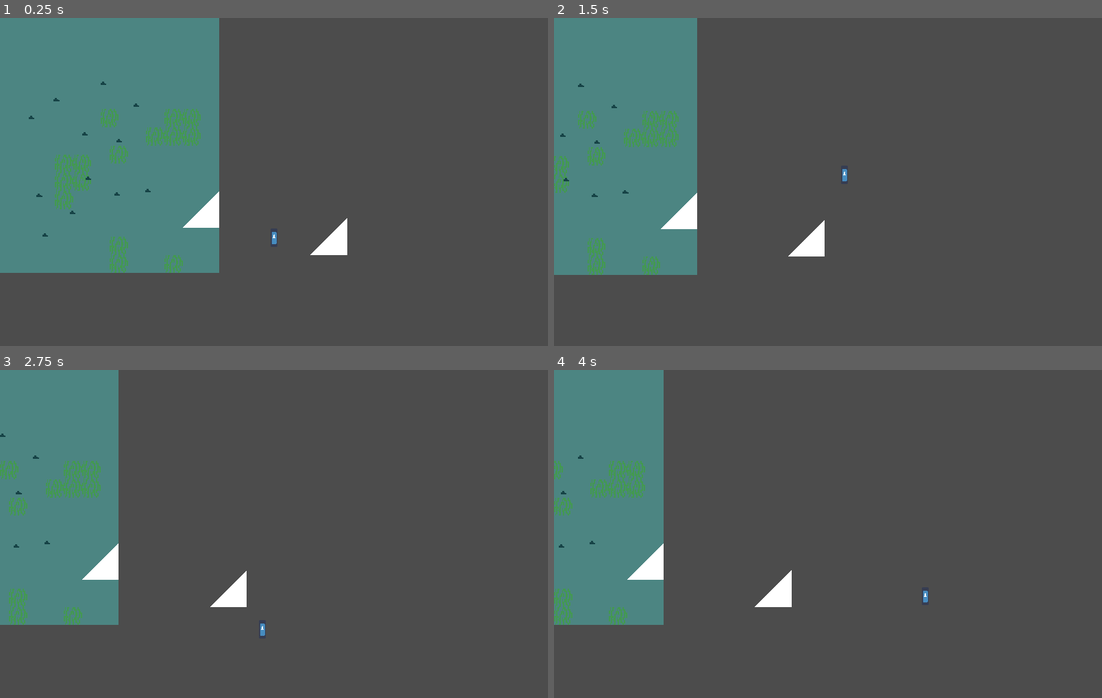
Above: before the commit, frames 1-4 (two rows, left to right).
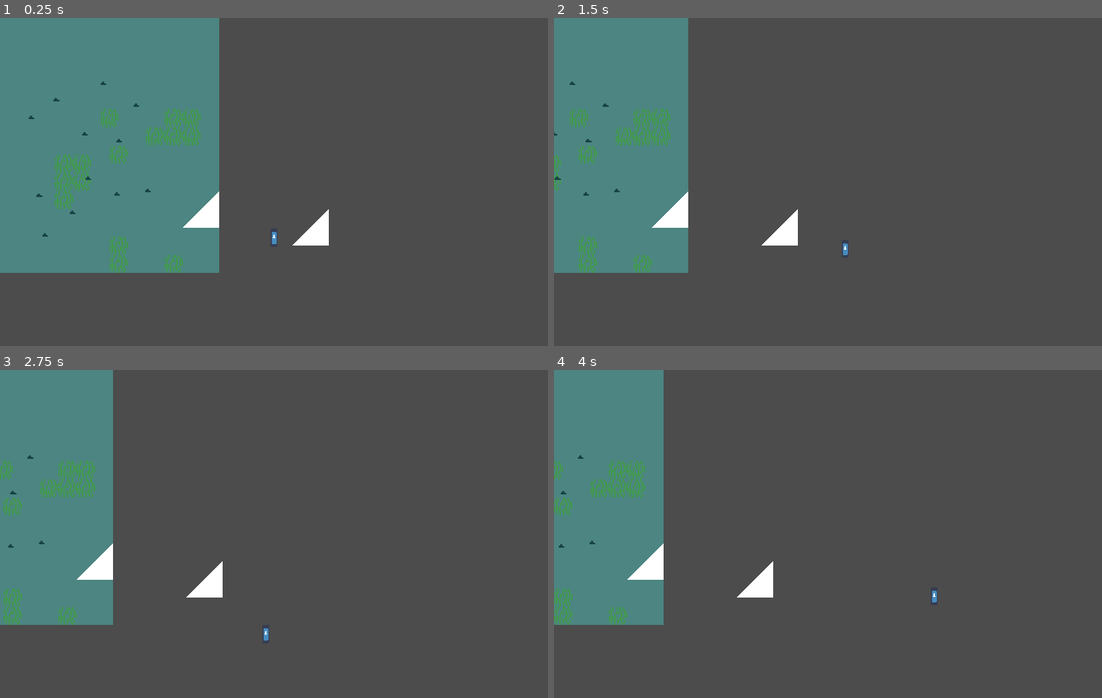
Above: after the commit, the same moments.

Repository: UHSGDC/Photographers-Hike
Game: Godot game, scene res://Scenes/Testing.tscn
Two runs of this game, one before a commit and one after it. Both use one fixed random seed, a clock stepped at 60 frames per second and the inputs below. The engine's default icon, where the game draws it, is replaced by a stand-in: a white triangle on a blue panel in a dark square.
Inputs (mouse positions are in pixels of both pictures, inside the frame that each line leads up to):
- Up to frame 1 (0.25 s): no input
- Up to frame 2 (1.5 s): tap Enter at 0.5 s; move the mouse to (948, 165) at 0.52 s; hold Space (jump) 0.53-1.28 s; hold D (right) from 0.53 s (still down); move the mouse to (718, 198) at 1.27 s; tap Space (jump) at 1.35 s
- Up to frame 3 (2.75 s): tap Space (jump) at 1.52, 1.82 s; move the mouse to (328, 461) at 2.02 s; release D (right) at 2.03 s; hold A (left) from 2.03 s (still down); hold Space (jump) from 2.03 s (still down)
- Up to frame 4 (4 s): move the mouse to (800, 599) at 2.77 s; release A (left) at 2.78 s; release Space (jump) at 2.78 s; hold D (right) from 2.78 s (still down); tap Space (jump) at 2.85, 3.02, 3.32 s; move the mouse to (992, 583) at 3.52 s; hold Space (jump) from 3.53 s (still down)

The runs differ from the first frame. In frame 1, 0.7% of the frame differs, in the area x 53-64%, y 58-73%; in frame 2, 3.8%, in the area x 0-54%, y 0-79%; in frame 3, 2.8%; in frame 4, 0.8%.

Commit message:
Moved rock climbing stuff to minigames folder

Diff:
--- a/PhotographersHike/Scenes/Minigames/RockClimbing/RockClimbing.tscn
+++ b/PhotographersHike/Minigames/RockClimbing/RockClimbing.tscn
@@ -1,13 +1,13 @@
 [gd_scene load_steps=8 format=2]
 
-[ext_resource path="res://Art/photographer's hike placeholder art.png" type="Texture" id=1]
-[ext_resource path="res://Scenes/Minigames/RockClimbing/Rock.tscn" type="PackedScene" id=2]
-[ext_resource path="res://Scripts/Minigames/RockClimbing/RockClimbing.gd" type="Script" id=3]
-[ext_resource path="res://Scenes/Minigames/RockClimbing/RockDetector.tscn" type="PackedScene" id=4]
-[ext_resource path="res://Scenes/Minigames/RockClimbing/RockJumpArrow.tscn" type="PackedScene" id=5]
+[ext_resource path="res://Minigames/RockClimbing/RockDetector.tscn" type="PackedScene" id=1]
+[ext_resource path="res://Minigames/RockClimbing/Rock.tscn" type="PackedScene" id=2]
+[ext_resource path="res://Minigames/RockClimbing/RockJumpArrow.tscn" type="PackedScene" id=3]
+[ext_resource path="res://Minigames/RockClimbing/RockClimbing.gd" type="Script" id=4]
+[ext_resource path="res://Art/photographer's hike placeholder art.png" type="Texture" id=5]
 
 [sub_resource type="AtlasTexture" id=1]
-atlas = ExtResource( 1 )
+atlas = ExtResource( 5 )
 region = Rect2( 32, 0, 16, 16 )
 
 [sub_resource type="RectangleShape2D" id=2]
@@ -17,14 +17,14 @@
 collision_layer = 0
 collision_mask = 2048
 gravity = 800.0
-script = ExtResource( 3 )
+script = ExtResource( 4 )
 min_jump_velocity = 150.0
 max_jump_velocity = 350.0
 jump_charge_speed = 200.0
 air_speed = 100.0
 max_attach_speed = 300.0
-rock_detector_scene = ExtResource( 4 )
-jump_arrow_scene = ExtResource( 5 )
+rock_detector_scene = ExtResource( 1 )
+jump_arrow_scene = ExtResource( 3 )
 
 [node name="WallSprite" type="Sprite" parent="."]
 scale = Vector2( 12, 36 )
--- a/PhotographersHike/Scenes/Minigames/RockClimbing/VineManager.tscn
+++ b/PhotographersHike/Minigames/RockClimbing/VineManager.tscn
@@ -1,6 +1,6 @@
 [gd_scene load_steps=2 format=2]
 
-[ext_resource path="res://Scripts/Minigames/RockClimbing/VineManager.gd" type="Script" id=1]
+[ext_resource path="res://Minigames/RockClimbing/VineManager.gd" type="Script" id=1]
 
 [node name="VineManager" type="Node"]
 script = ExtResource( 1 )
--- a/PhotographersHike/Scenes/Testing.tscn
+++ b/PhotographersHike/Scenes/Testing.tscn
@@ -2,9 +2,9 @@
 
 [ext_resource path="res://Scenes/PlatformingPlayer.tscn" type="PackedScene" id=1]
 [ext_resource path="res://Scripts/PlayerCamera.gd" type="Script" id=2]
-[ext_resource path="res://Scenes/Minigames/RockClimbing/RockClimbing.tscn" type="PackedScene" id=3]
-[ext_resource path="res://Scenes/Minigames/RockClimbing/Vine.tscn" type="PackedScene" id=4]
-[ext_resource path="res://Scenes/Minigames/RockClimbing/VineManager.tscn" type="PackedScene" id=5]
+[ext_resource path="res://Minigames/RockClimbing/RockClimbing.tscn" type="PackedScene" id=3]
+[ext_resource path="res://Minigames/RockClimbing/Vine.tscn" type="PackedScene" id=4]
+[ext_resource path="res://Minigames/RockClimbing/VineManager.tscn" type="PackedScene" id=5]
 
 [sub_resource type="ConvexPolygonShape2D" id=3]
 points = PoolVector2Array( 0, 0, 16, 0, 16, 4, 0, 4 )
@@ -268,7 +268,7 @@
 polygon = PoolVector2Array( 16, -16, -16, 16, 16, 16 )
 
 [node name="StaticBody2D2" type="StaticBody2D" parent="."]
-position = Vector2( -288, 192 )
+position = Vector2( -304, 184 )
 
 [node name="Polygon2D" type="Polygon2D" parent="StaticBody2D2"]
 polygon = PoolVector2Array( 16, -16, -16, 16, 16, 16 )
Renamed: PhotographersHike/Scenes/Minigames/RockClimbing/Rock.tscn -> PhotographersHike/Minigames/RockClimbing/Rock.tscn
Renamed: PhotographersHike/Scripts/Minigames/RockClimbing/RockClimbing.gd -> PhotographersHike/Minigames/RockClimbing/RockClimbing.gd
Renamed: PhotographersHike/Scenes/Minigames/RockClimbing/RockDetector.tscn -> PhotographersHike/Minigames/RockClimbing/RockDetector.tscn
Renamed: PhotographersHike/Scenes/Minigames/RockClimbing/RockJumpArrow.tscn -> PhotographersHike/Minigames/RockClimbing/RockJumpArrow.tscn
Renamed: PhotographersHike/Scenes/Minigames/RockClimbing/Vine.tscn -> PhotographersHike/Minigames/RockClimbing/Vine.tscn
Renamed: PhotographersHike/Scripts/Minigames/RockClimbing/VineManager.gd -> PhotographersHike/Minigames/RockClimbing/VineManager.gd
